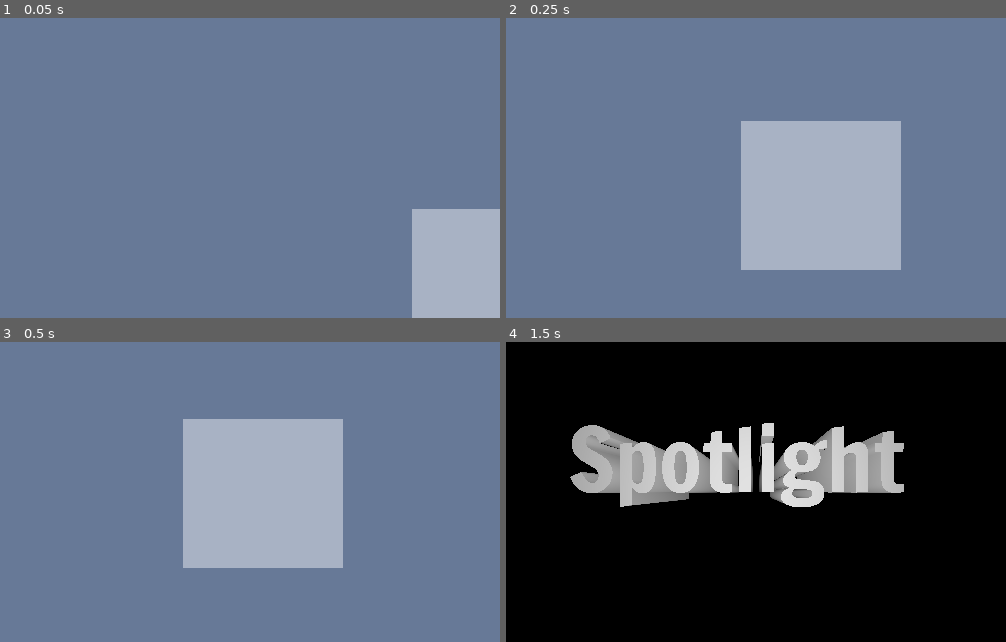
Above: before the commit, frames 1-4 (two rows, left to right).
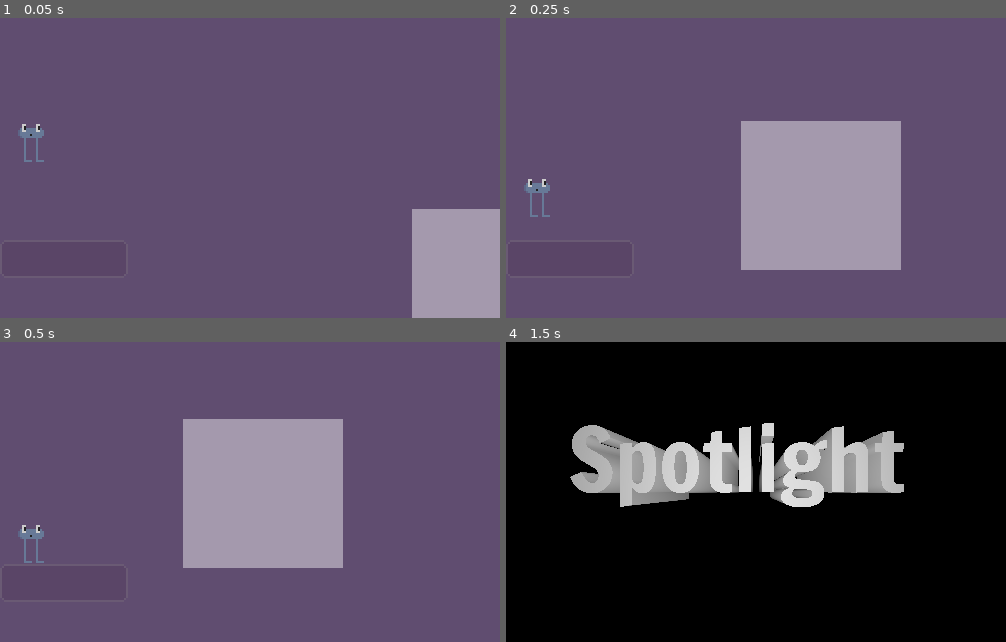
Above: after the commit, the same moments.

Repository: arrowira/dtj36
Game: Godot game, scene res://main.tscn
The game is run twice, just before and just after one commit, with the same random seed, the same clock (stepped at 60 frames per second) and the same inputs.
Inputs (mouse positions are in pixels of both pictures, inside the frame that each line leads up to):
- Up to frame 1 (0.05 s): no input
- Up to frame 2 (0.25 s): no input
- Up to frame 3 (0.5 s): no input
- Up to frame 4 (1.5 s): move the mouse to (866, 477) at 0.52 s; hold Up (up) from 0.53 s (still down); tap A (lt) at 0.6 s; move the mouse to (656, 507) at 1.27 s; tap D (rt) at 1.35 s

The runs differ from the first frame. In frame 1, 100% of the frame differs, in the area x 0-100%, y 0-100%; in frame 2, 100%; in frame 3, 100%; in frame 4, nothing differs.

Commit message:
platform and player size changes

Diff:
--- a/dtj-36-proj/level-components/platform.tscn
+++ b/dtj-36-proj/level-components/platform.tscn
@@ -10,6 +10,7 @@
 size = Vector2(254, 92)
 
 [node name="platform" type="StaticBody2D"]
+scale = Vector2(0.5, 0.5)
 script = ExtResource("1_h8ru0")
 
 [node name="Sprite2D" type="Sprite2D" parent="."]
--- a/dtj-36-proj/levels/level1.tscn
+++ b/dtj-36-proj/levels/level1.tscn
@@ -5,7 +5,7 @@
 [node name="Level1" type="Node2D"]
 
 [node name="platform" parent="." instance=ExtResource("1_jwv3a")]
-position = Vector2(1, 581)
+position = Vector2(1, 222)
 defaultState = true
 
 [node name="platform2" parent="." instance=ExtResource("1_jwv3a")]
--- a/dtj-36-proj/player.tscn
+++ b/dtj-36-proj/player.tscn
@@ -14,8 +14,8 @@
 maxSpeed = 300
 
 [node name="Sprite2D" type="Sprite2D" parent="CharacterBody2D"]
-position = Vector2(0, -7.1525574e-07)
-scale = Vector2(19.999998, 20)
+position = Vector2(0, -21.999998)
+scale = Vector2(0.1, 0.1)
 texture = ExtResource("2_onrkg")
 hframes = 2
 vframes = 2
